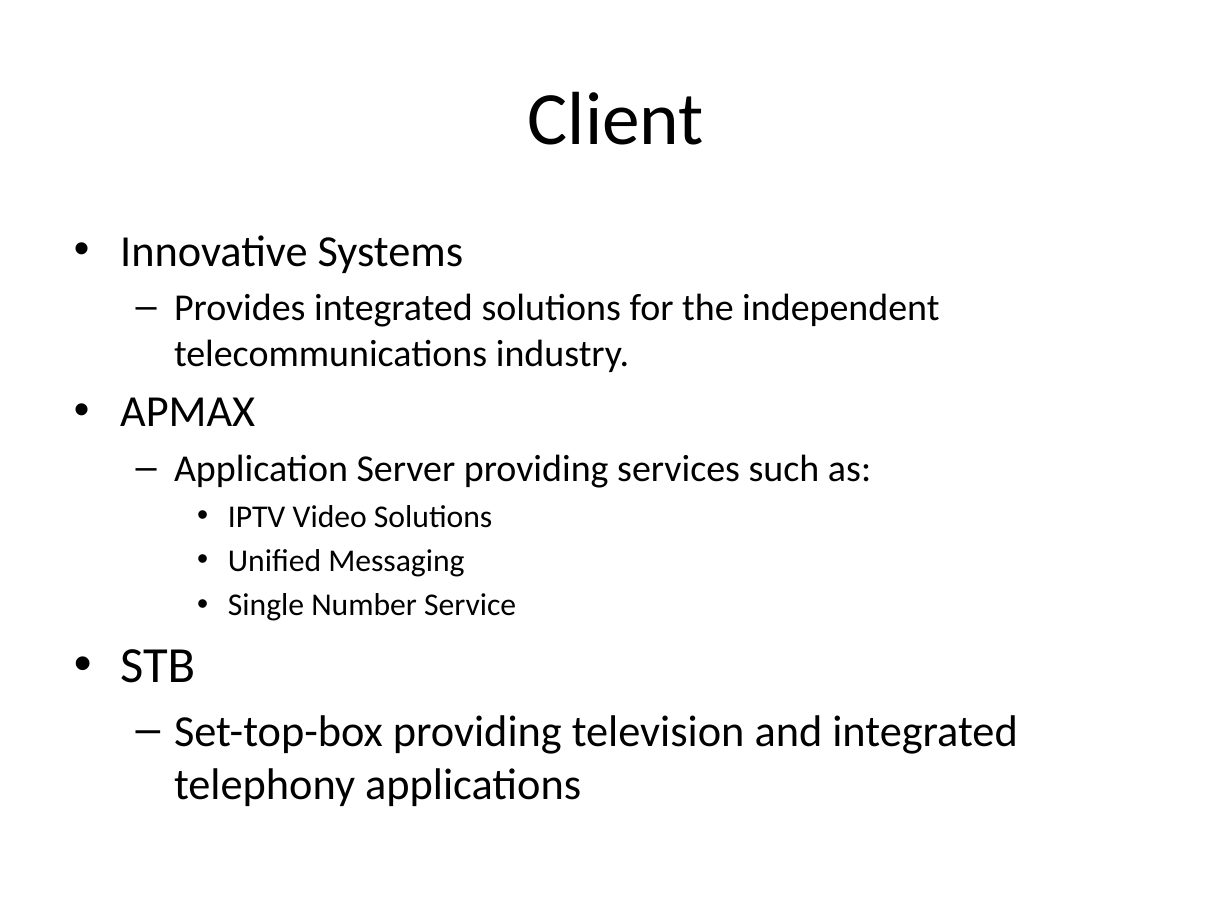
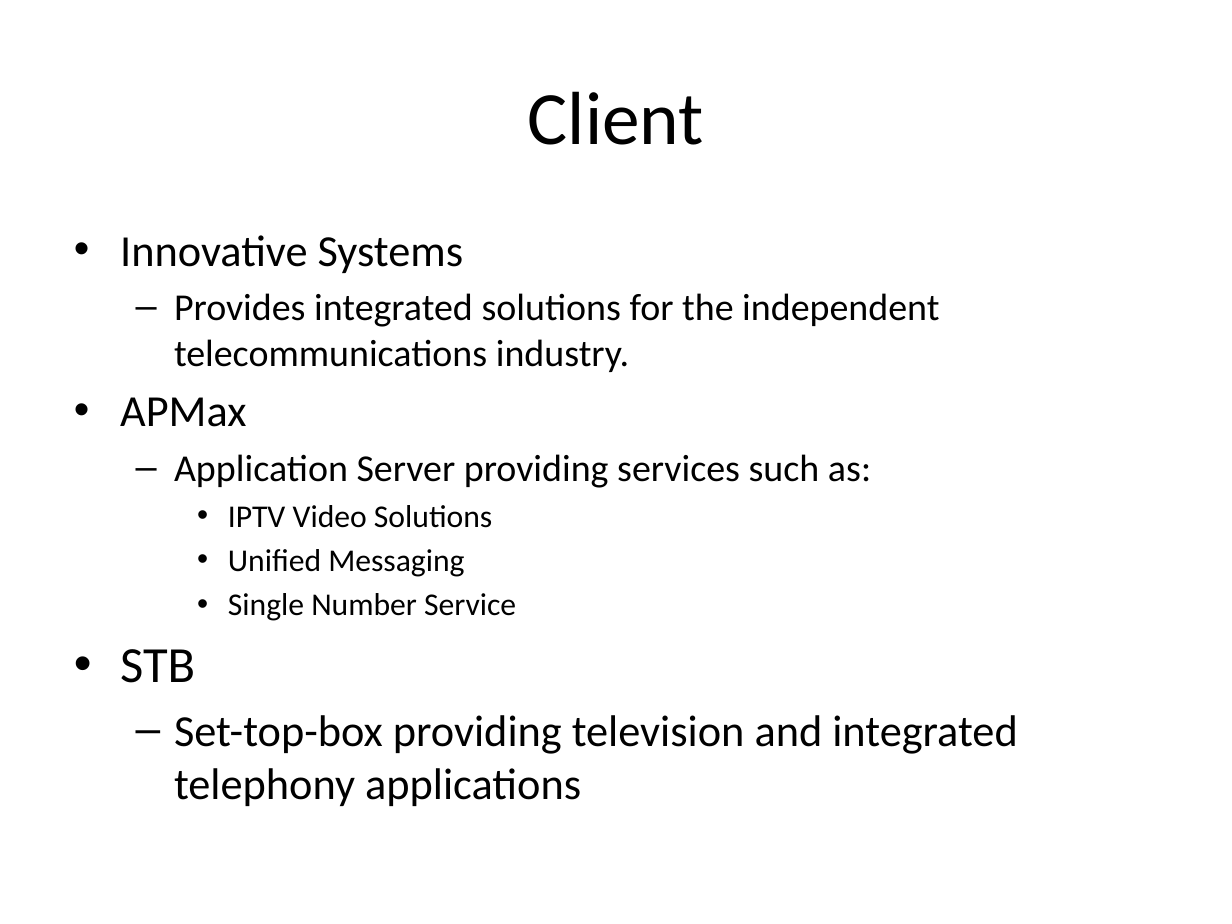
Before and after one commit to SDSMT-CSC/STBMF, a slide deck: slide 2 of docs/srDesign_ClientPresentation2.pptx. Drawn at 1232x924 pixels with LibreOffice and Linux fonts; fonts in the diff are those of the drawing. Boxes give left, top, right and bottom in pixels: in the first picture for what was removed or moved away, otherwise in the second. Text is boxed around its words. In the diff, an @@ line names an element or a change of style, - is before the commit and + after.

```diff
--- a/docs/srDesign_ClientPresentation2.pptx
+++ b/docs/srDesign_ClientPresentation2.pptx
@@ text at box(120, 397, 246, 427): text changed @@
-• APMAX
+• APMax
```
Also in this commit, not shown: 3 other slides changed, 1 slide added.
